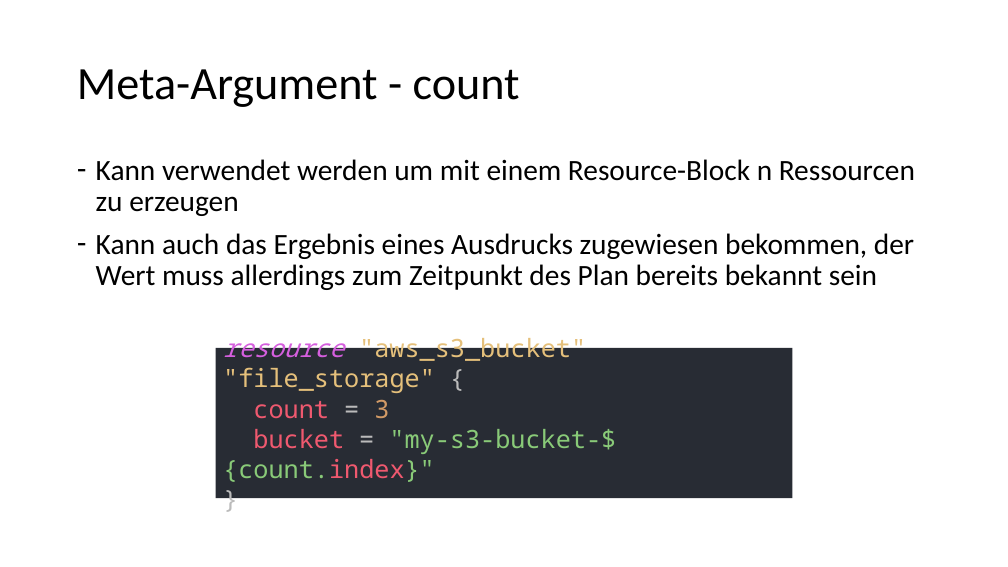
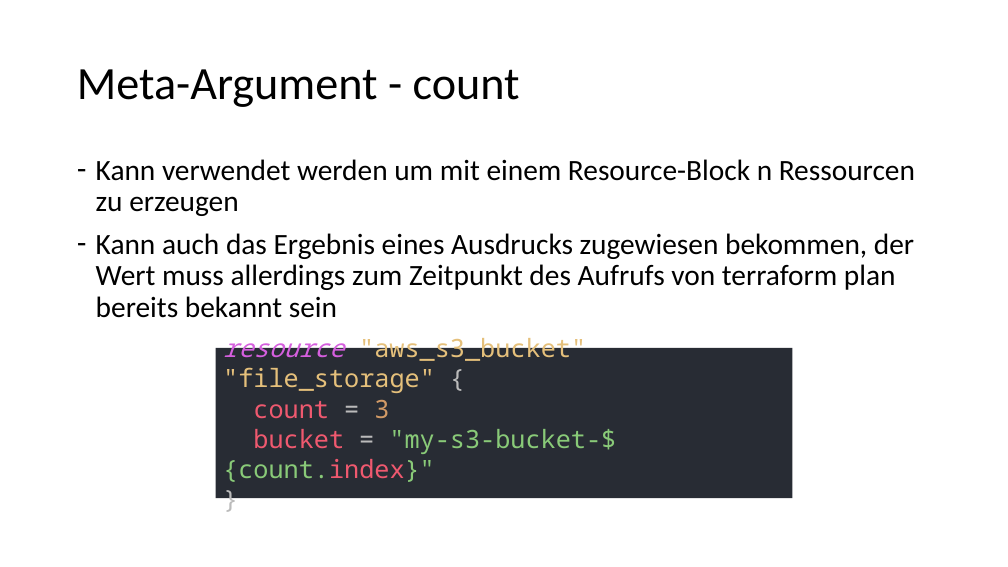
Before and after one commit to djakielski/terraform-schulung, a slide deck: slide 6 of Modul_03_Ressources/Ressources.pptx. Drawn at 1008x567 pixels with LibreOffice and Linux fonts; fonts in the diff are those of the drawing. Boxes give left, top, right and bottom in pixels: in the first picture for what was removed or moved away, otherwise in the second. Text is boxed around its words. In the diff, an @@ line names an element or a change of style, - is before the commit and + after.

Commit message:
fix typos in presentation refactoring autoscaling

```diff
--- a/Modul_03_Ressources/Ressources.pptx
+++ b/Modul_03_Ressources/Ressources.pptx
@@ text at (96, 233, 914, 318): text changed @@
-– Kann auch das Ergebnis eines Ausdrucks zugewiesen bekommen, der Wert muss allerdings zum Zeitpunkt des Plan bereits bekannt sein
+– Kann auch das Ergebnis eines Ausdrucks zugewiesen bekommen, der Wert muss allerdings zum Zeitpunkt des Aufrufs von terraform plan bereits bekannt sein
```
Also in this commit, not shown: 5 other slides changed, 12 other files.
